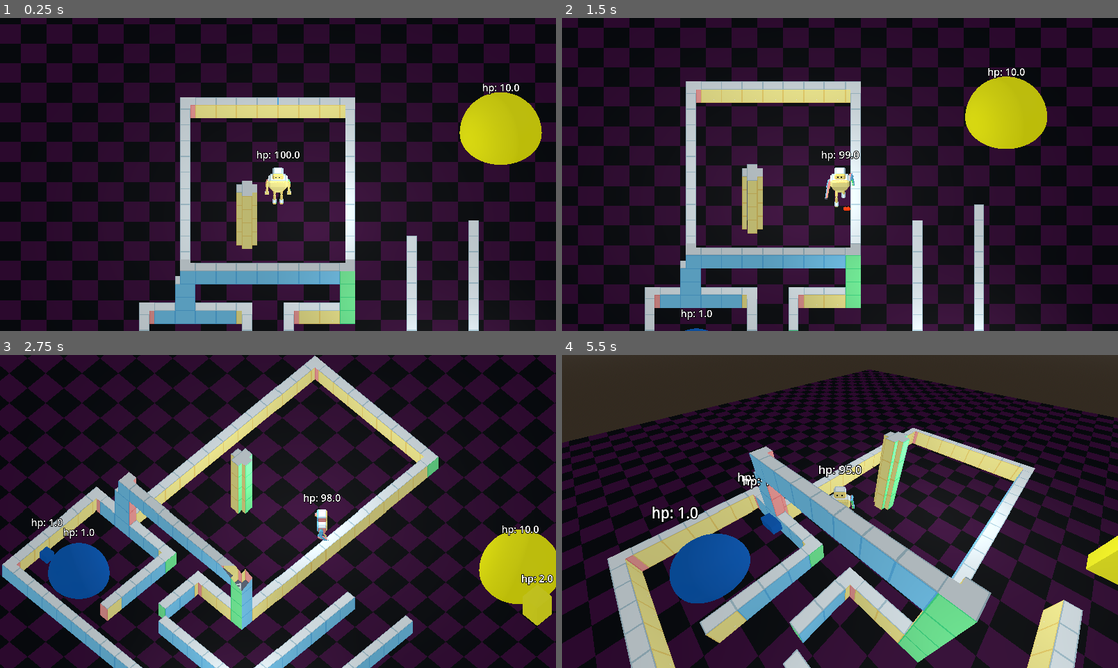
Above: before the commit, frames 1-4 (two rows, left to right).
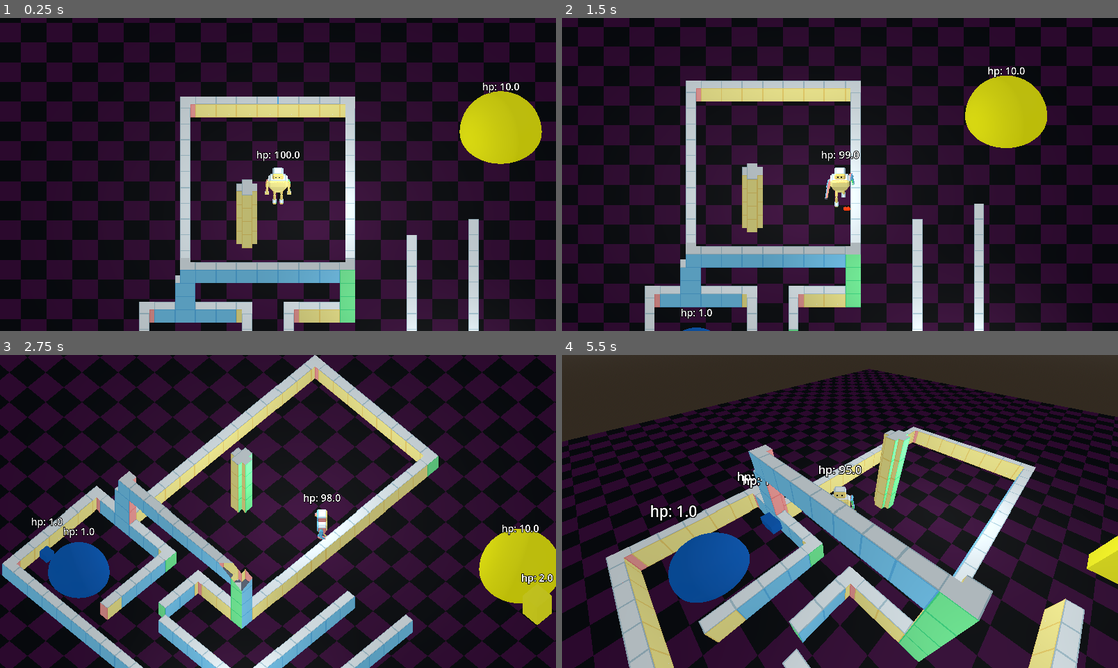
Above: after the commit, the same moments.

Repository: markguinn/kitbash-toy-clash
Game: Godot game, scene res://levels/dev/proto1.tscn
Same seed, same stepped clock (60 frames per second), same inputs: the game is played once before the commit and once after it.
Inputs:
- Up to frame 1 (0.25 s): no input
- Up to frame 2 (1.5 s): hold Right (right) 0.53-1.28 s; hold Z (attack1) 0.53-1.28 s; hold S (down) from 1.28 s (still down); tap X (attack2) at 1.35 s
- Up to frame 3 (2.75 s): release S (down) at 2.03 s; hold Right (right) from 2.03 s (still down); hold Tab (switch_cam) from 2.03 s (still down)
- Up to frame 4 (5.5 s): release Right (right) at 2.78 s; release Tab (switch_cam) at 2.78 s; hold W (up) 2.78-3.53 s; tap Z (attack1) at 2.85 s; hold X (attack2) 3.53-4.28 s; hold Left (left) 3.53-5.03 s; tap Tab (switch_cam) at 4.35 s; hold S (down) from 5.03 s (still down); hold Z (attack1) from 5.03 s (still down)

The runs differ from the first frame. In frame 1, 6.3% of the frame differs, in the area x 0-100%, y 1-100%; in frame 2, 6.4%; in frame 3, 8.4%; in frame 4, 12%, in the area x 0-100%, y 4-100%.

Commit message:
Player script cleanup

Diff:
--- a/player/player.gd
+++ b/player/player.gd
@@ -1,7 +1,7 @@
 extends CharacterBody3D
 
-
 @export var speed := 10.0
+@export var rotation_speed := 0.4
 @export var projectile_speed := 30.0
 @export var projectile_tpl: PackedScene
 
@@ -22,11 +22,31 @@
 	$CamFrustrum,
 ]
 
+# this is very temporary - just feeling out the body swapping
+@onready var body_mesh2: Node3D = $TempSwapBody
+@onready var animation_player2: AnimationPlayer = $TempSwapBody/AnimationPlayer
+
 @onready var body_mesh: Node3D = $BodyMesh
 @onready var animation_player: AnimationPlayer = $BodyMesh/AnimationPlayer
 
 func _ready() -> void:
 	_set_cam(0)
+
+
+func _vec2_to_vec3(dir: Vector2) -> Vector3:
+	return Vector3(dir.x, 0.0, dir.y)
+
+
+func _fix_angle(angle: float) -> float:
+	return -angle + PI / 2.0
+
+
+func _angle_to_vec2(angle: float) -> Vector2:
+	return Vector2.RIGHT.rotated(_fix_angle(angle))
+
+
+func _angle_to_vec3(angle: float) -> Vector3:
+	return _vec2_to_vec3(_angle_to_vec2(angle))
 
 
 func _set_cam(num: int) -> void:
@@ -46,8 +66,8 @@
 func _physics_process(delta: float) -> void:
 	var dir := _get_input_dir()
 	if dir.length() > 0.0:
-		velocity = Vector3(dir.x, 0.0, dir.y) * speed
-		target_rot = -dir.angle() + PI / 2.0
+		velocity = _vec2_to_vec3(dir) * speed
+		target_rot = _fix_angle(dir.angle())
 		if animation_player.current_animation == "idle":
 			animation_player.play("walk", 0.2)
 	else:
@@ -56,10 +76,10 @@
 		if animation_player.current_animation == "walk":
 			animation_player.play("idle", 0.2)
 	if !is_equal_approx(body_mesh.rotation.y, target_rot):
-		body_mesh.rotation.y = rotate_toward(body_mesh.rotation.y, target_rot, delta * PI * 2.0 / 0.4)
-		var dir2: Vector2 = Vector2.RIGHT.rotated(-body_mesh.rotation.y + PI / 2.0)
-		# TODO: this should probably be a utility method in our codebase if it's not already one somewhere in godot's built-ins
-		cur_dir = Vector3(dir2.x, 0.0, dir2.y)
+		body_mesh.rotation.y = rotate_toward(body_mesh.rotation.y, target_rot, delta * PI * 2.0 / rotation_speed)
+		cur_dir = _angle_to_vec3(body_mesh.rotation.y)
+	if not is_on_floor():
+		velocity.y = -10.0
 	move_and_slide()
 
 
